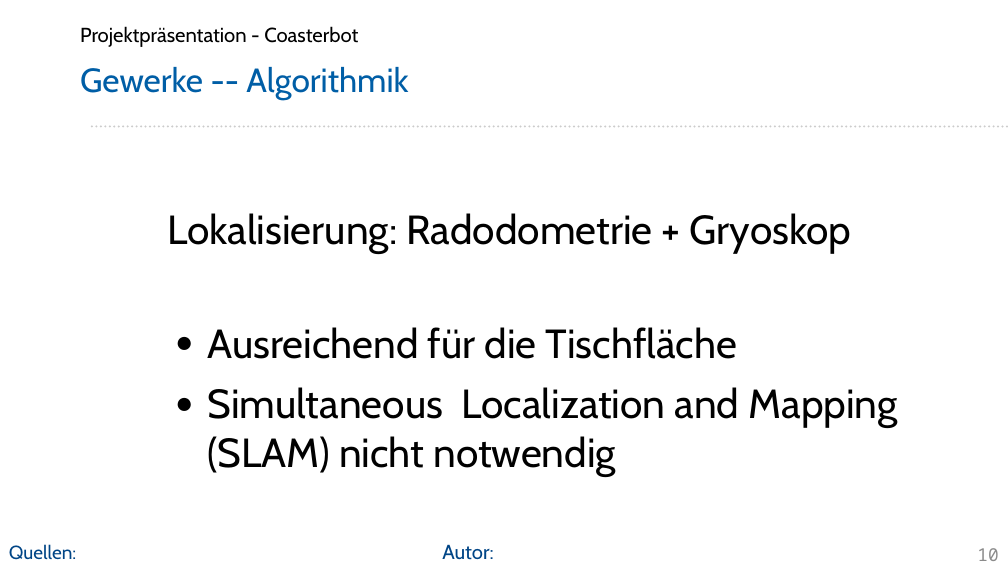
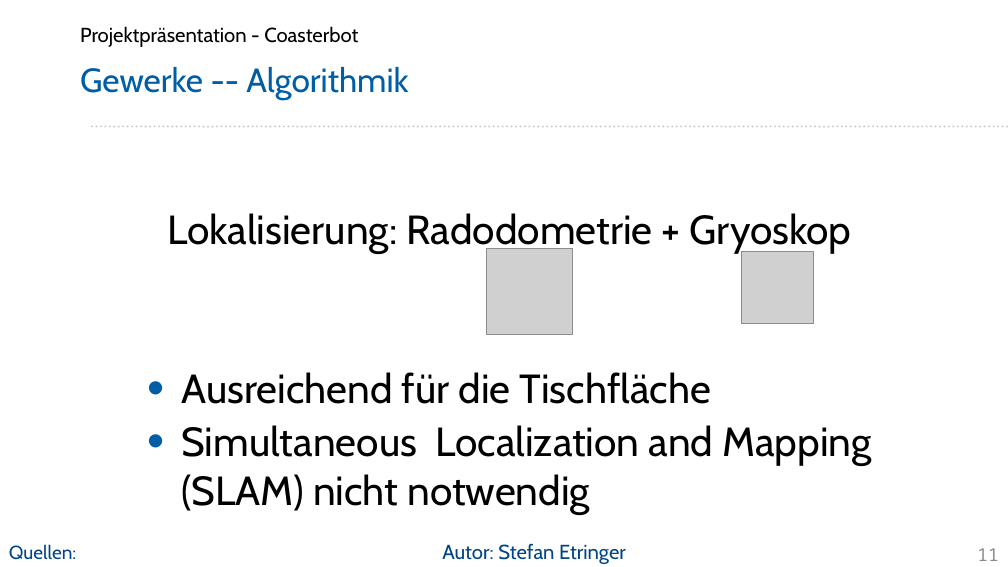
Before and after one commit to Project-CoasterBot/coasterbot, a slide deck: slide 11 of M6_Projekträsentation/se_Projektpräsentation_Coasterbot.odp (slide 10 before the commit). Drawn at 1008x567 pixels with LibreOffice and Linux fonts; fonts in the diff are those of the drawing; grey boxes stand for pictures; background and template pictures are left out. Boxes give left, top, right and bottom in pixels: in the first picture for what was removed or moved away, otherwise in the second. Text is boxed around its words. In the diff, an @@ line names an element or a change of style, - is before the commit and + after.

Commit message:
Bilder eingefügt, Text angepasst

```diff
--- a/M6_Projekträsentation/se_Projektpräsentation_Coasterbot.odp
+++ b/M6_Projekträsentation/se_Projektpräsentation_Coasterbot.odp
@@ picture added at bbox=[487, 249, 573, 335] @@
@@ picture added at bbox=[742, 252, 814, 325] @@
@@ text at bbox=[181, 372, 872, 514]: bullet ● to •; list level 2 to 1 in "Ausreichend für die Tischfläche"; bullet colour #000000 to #005DA6; list level 2 to 1 in "Simultaneous Localization and Mapping (SLAM) ..." @@
@@ text at bbox=[442, 543, 626, 564]: text changed @@
-Autor:
+Autor: Stefan Etringer
@@ page number at bbox=[977, 548, 998, 561]: text changed @@
-10
+11
```
Also in this commit, not shown: 10 other slides changed, 4 slides added, 1 slide removed.
